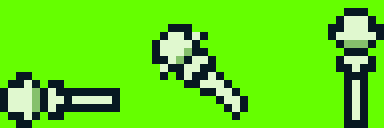
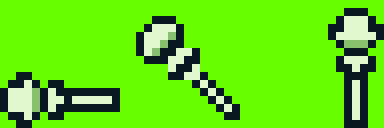
Before/after of a 384×128 layered artwork. What changed in the layer stack:
renamed "Layer 0" to "frame2", moved it above "frame2", painted on it over [136, 16, 248, 120]
hid "frame2" (2nd of 3) over [152, 24, 248, 120]
